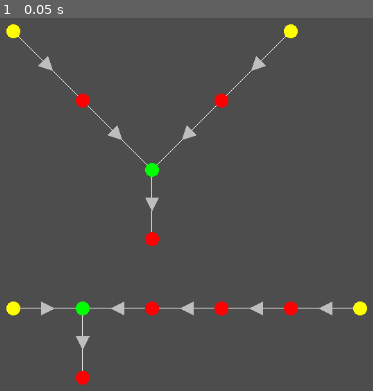
Above: before the commit, frame 1.
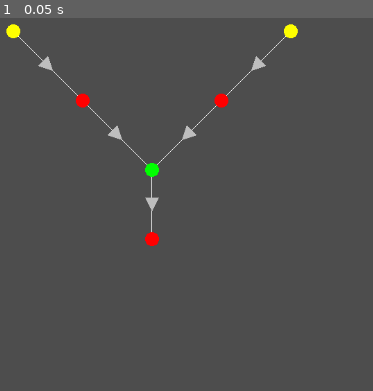
Above: after the commit, the same moment.

Repository: FergusonAJ/ludum_dare_53
Game: Godot game, scene res://test_scene.tscn
Same seed, same stepped clock (60 frames per second), same inputs: the game is played once before the commit and once after it.
Inputs:
- Up to frame 1 (0.05 s): no input

The runs differ from the first frame. In frame 1, 1.5% of the frame differs, in the area x 1-99%, y 75-99%.

Commit message:
First pass at propagating energy

Diff:
--- /dev/null
+++ b/data_load.gd
@@ -0,0 +1,70 @@
+extends Node
+
+class_name DataLoad
+
+var energy_charges = {}
+
+# Called when the node enters the scene tree for the first time.
+func _ready():
+	pass # Replace with function body.
+
+
+# Called every frame. 'delta' is the elapsed time since the previous frame.
+func _process(delta):
+	pass
+
+func create_charge(type, phase):
+	var new_charge = EnergyCharge.new()
+	new_charge.type = type
+	new_charge.phase = phase
+	if new_charge.type in energy_charges.keys():
+		energy_charges[type].AddCharge(new_charge)
+	else:
+		energy_charges[type] = new_charge.make_copy()
+
+func add_charge(new_charge):
+	if new_charge.type not in energy_charges.keys():
+		energy_charges[new_charge.type] = new_charge.make_copy()
+	else:
+		energy_charges[new_charge.type].AddCharge(new_charge)
+
+
+func add(other_load):
+	# First, add all the energies we know about
+	for energy_type in energy_charges.keys():
+		if energy_type in other_load.energy_charges.keys():
+			energy_charges[energy_type].add(other_load.energy_charges[energy_type])
+	# Next, look for any energies we haven't been keeping track of yet
+	for energy_type in other_load.energy_charges.keys():
+		if not energy_type in energy_charges.keys():
+			energy_charges[energy_type] = other_load.energy_charges[energy_type].make_copy()
+
+func clear():
+	energy_charges.clear()
+
+func make_copy():
+	var new_copy = DataLoad.new()
+	new_copy.energy_charges = {}
+	for key in energy_charges:
+		var type = energy_charges[key].type
+		new_copy.energy_charges[type] = energy_charges[key].make_copy()
+	return new_copy
+
+func _to_string():
+	var s = '['
+	if EnergyCharge.ChargeType.RED in energy_charges:
+		s += var_to_str(energy_charges[EnergyCharge.ChargeType.RED].phase)
+	else:
+		s += '0'
+	s +=','
+	if EnergyCharge.ChargeType.GREEN in energy_charges:
+		s += var_to_str(energy_charges[EnergyCharge.ChargeType.GREEN].phase)
+	else:
+		s += '0'
+	s +=','
+	if EnergyCharge.ChargeType.BLUE in energy_charges:
+		s += var_to_str(energy_charges[EnergyCharge.ChargeType.BLUE].phase)
+	else:
+		s += '0'
+	s += ']'
+	return s
--- /dev/null
+++ b/energy_charge.gd
@@ -0,0 +1,41 @@
+extends Node
+
+class_name EnergyCharge
+
+enum ChargeType {RED, GREEN, BLUE}
+
+var type = ChargeType.RED;
+var phase = 0;
+
+# Called when the node enters the scene tree for the first time.
+func _ready():
+	pass # Replace with function body.
+
+
+# Called every frame. 'delta' is the elapsed time since the previous frame.
+func _process(delta):
+	pass
+
+func add(other_charge):
+	if type != other_charge.type:
+		print('Error! Tried to add two different energy colors!')
+		return null
+	phase += other_charge.phase
+
+func make_copy():
+	var charge = EnergyCharge.new()
+	charge.type = type
+	charge.phase = phase
+	return charge
+
+func _to_string():
+	var s = 'Energy charge ['
+	match(type):
+		ChargeType.RED:
+			s += 'RED'
+		ChargeType.GREEN:
+			s += 'GREEN'
+		ChargeType.BLUE:
+			s += 'BLUE'
+	s += ' -> ' + var_to_str(phase) + ']'
+	return s
--- a/graph_component.gd
+++ b/graph_component.gd
@@ -4,6 +4,8 @@
 var id = -1
 var pos = Vector2(0,0)
 var type = GraphManager.NodeType.GENERIC
+var color = Color.RED
+var current_load = DataLoad.new()
 
 func _init(_id = -1, _pos = Vector2(0,0)):
 	id = _id
@@ -13,14 +15,20 @@
 func _ready():
 	pass # Replace with function body.
 
-
 # Called every frame. 'delta' is the elapsed time since the previous frame.
 func _process(delta):
 	pass
 
 func _draw():
-	print('Drawing component at (', pos.x, ', ', pos.y, ')')
-	draw_circle(Vector2(pos.x, pos.y), 10, Color.RED)
+	draw_circle(Vector2(pos.x, pos.y), 10, color)
 
-func get_output():
-	pass
+func clear_load():
+	current_load.clear()
+
+func process_load():
+	return current_load.make_copy()
+
+func receive_load(new_load):
+	print('Generic receive_load:', new_load)
+	current_load = new_load.make_copy()
+	print(current_load)
--- a/graph_component_generator.gd
+++ b/graph_component_generator.gd
@@ -1,16 +1,20 @@
 class_name GraphComponent_Generator extends GraphComponent
 
+var gen_load = DataLoad.new()
 
 # Called when the node enters the scene tree for the first time.
 func _ready():
 	type = GraphManager.NodeType.GENERATOR
+	color = Color.YELLOW
 
 # Called every frame. 'delta' is the elapsed time since the previous frame.
 func _process(delta):
 	pass
 
-func get_output():
-	return 1
+func process_load():
+	#print(gen_load)
+	#print(gen_load.energy_charges)
+	return gen_load.make_copy()
 
-func _draw():
-	draw_circle(pos, 10, Color.YELLOW)
+func receive_load(new_load):
+	pass
--- a/graph_component_junction.gd
+++ b/graph_component_junction.gd
@@ -2,16 +2,20 @@
 
 var input_edge_list = []
 
+enum JunctionType {COMBINER, SPLITTER}
+var junction_type = JunctionType.SPLITTER
+
 # Called when the node enters the scene tree for the first time.
 func _ready():
 	type = GraphManager.NodeType.JUNCTION
+	color = Color.GREEN
 
 # Called every frame. 'delta' is the elapsed time since the previous frame.
 func _process(delta):
 	pass
 
-func get_output():
-	return 1
+func process_load():
+	return current_load
 
-func _draw():
-	draw_circle(pos, 10, Color.GREEN)
+func receive_load(new_load):
+	current_load.add(new_load)
--- a/graph_manager.gd
+++ b/graph_manager.gd
@@ -27,6 +27,7 @@
 	next_id += 1
 	return component
 
+# Add a connection (edge) between two nodes
 func add_connection(idx_a, idx_b):
 	adjacency_list[idx_a][idx_b] = true
 	adjacency_list[idx_b][idx_a] = true
@@ -39,6 +40,7 @@
 func _process(delta):
 	pass
 
+# Draw edges and possibly arrows to indicate direction
 func draw_connections():
 	# Draw generic lines
 	for index_a in adjacency_list.keys():
@@ -64,9 +66,12 @@
 			arrow_points_vec.push_back(midpoint - (dir * 10) + ortho * 10)
 			arrow_points_vec.push_back(midpoint - (dir * 10) - ortho * 10)
 			draw_polygon(arrow_points_vec, PackedColorArray([Color.GRAY]))
+
+# Render the connections of the graph
 func _draw():
 	draw_connections()
 
+# Perform bookkeeping to store a directed edge between two components
 func add_directed_edge(index_a, index_b):
 	if index_a not in directed_adjacency_list:
 		directed_adjacency_list[index_a] = {}
@@ -75,16 +80,16 @@
 		reversed_adjacency_list[index_b] = {}
 	reversed_adjacency_list[index_b][index_a] = true
 
+# Pass information through the graph
+func process_graph():
 
-func process_graph():
-	# TODO: only update directions if needed
-	#calculate_directions()
 	directed_adjacency_list = {}
 	reversed_adjacency_list = {}
 	var visited_list = []
 	var discovered_list = []
 	var frontier = []
 	for i in adjacency_list.keys():
+		node_map[i].clear_load()
 		visited_list.append(false)
 		discovered_list.append(false)
 	# First, add all the generators to the frontier
@@ -96,68 +101,34 @@
 	while frontier.size() > 0:
 		var node_idx = frontier.pop_front()
 		var node = node_map[node_idx]
-		if visited_list[node_idx]:
-			print('Cycle detected at node: ', node_idx)
-		print('Processing node: ', node_idx, ' ', node.type)
+		#if visited_list[node_idx]:
+		#	print('Cycle detected at node: ', node_idx)
+		#print('Processing node: ', node_idx, ' ', node.type)
 		visited_list[node_idx] = true
 		directed_adjacency_list[node_idx] = {}
 		if node.type == NodeType.GENERATOR or node.type == NodeType.GENERIC:
+			var new_load = node.process_load()
 			for neighbor_idx in adjacency_list[node_idx]:
-				print('  ', node_idx, ' ', neighbor_idx, ' ', visited_list[neighbor_idx])
+				#print('  ', node_idx, ' ', neighbor_idx, ' ', visited_list[neighbor_idx])
 				if not visited_list[neighbor_idx]:
+					var neighbor = node_map[neighbor_idx]
+					neighbor.receive_load(new_load)
 					frontier.append(neighbor_idx)
 					discovered_list[neighbor_idx] = true
 					add_directed_edge(node_idx, neighbor_idx)
-					print('Directed edge: ', node_idx, ' -> ', neighbor_idx)
+					#print('Directed edge: ', node_idx, ' -> ', neighbor_idx)
 		elif node.type == NodeType.JUNCTION:
 			if reversed_adjacency_list[node_idx].size() >= node.input_edge_list.size():
+				var new_load = node.process_load()
 				for neighbor_idx in adjacency_list[node_idx]:
-					print('  ', node_idx, ' ', neighbor_idx, ' ', visited_list[neighbor_idx])
+					#print('  ', node_idx, ' ', neighbor_idx, ' ', visited_list[neighbor_idx])
 					if not visited_list[neighbor_idx]:
+						var neighbor = node_map[neighbor_idx]
+						neighbor.receive_load(new_load)
 						frontier.append(neighbor_idx)
 						discovered_list[neighbor_idx] = true
 						add_directed_edge(node_idx, neighbor_idx)
-						print('Directed edge: ', node_idx, ' -> ', neighbor_idx)
+					#	print('Directed edge: ', node_idx, ' -> ', neighbor_idx)
 			else:
 				visited_list[node_idx] = false
 				frontier.insert(1, node_idx)
-
-
-# Decide the direction of each edge
-# Effectively BFS, but we need to wait until we've visited all input edges
-func calculate_directions():
-	directed_adjacency_list = {}
-	var visited_list = []
-	var discovered_list = []
-	for i in adjacency_list.keys():
-		visited_list.append(false)
-		discovered_list.append(false)
-	var frontier = []
-	for gen_index in generator_list:
-		visited_list[gen_index] = true
-		frontier.append(gen_index)
-		discovered_list[gen_index] = true
-	while frontier.size() > 0:
-		var node_idx = frontier.pop_front()
-		var node = node_map[node_idx]
-		print('Processing node: ', node_idx, ' ', node.type)
-		if node.type == NodeType.GENERATOR:
-			visited_list[node_idx] = true
-			directed_adjacency_list[node_idx] = {}
-			for neighbor_idx in adjacency_list[node_idx]:
-				if not discovered_list[neighbor_idx]:
-					directed_adjacency_list[node_idx][neighbor_idx] = true
-					print('Directed edge: ', node_idx, ' -> ', neighbor_idx)
-				if not visited_list[neighbor_idx]:
-					frontier.append(neighbor_idx)
-					discovered_list[neighbor_idx] = true
-		elif node.type == GraphManager.NodeType.GENERIC:
-			visited_list[node_idx] = true
-			directed_adjacency_list[node_idx] = {}
-			for neighbor_idx in adjacency_list[node_idx]:
-				if not discovered_list[neighbor_idx]:
-					directed_adjacency_list[node_idx][neighbor_idx] = true
-					print('Directed edge: ', node_idx, ' -> ', neighbor_idx)
-				if not visited_list[neighbor_idx]:
-					frontier.append(neighbor_idx)
-					discovered_list[neighbor_idx] = true
--- a/test_scene.gd
+++ b/test_scene.gd
@@ -6,12 +6,11 @@
 func _ready():
 	graph_manager = get_node("GraphManager")
 
-	graph_manager.add_component(GraphManager.NodeType.GENERATOR, 100, 100)
+	graph_manager.add_component(GraphManager.NodeType.GENERATOR, 100, 100).gen_load.create_charge(EnergyCharge.ChargeType.RED, 1)
 	graph_manager.add_component(GraphManager.NodeType.GENERIC, 200, 200)
-	var junction = graph_manager.add_component(GraphManager.NodeType.JUNCTION, 300, 300)
-	junction.input_edge_list = [1, 3]
+	graph_manager.add_component(GraphManager.NodeType.JUNCTION, 300, 300).input_edge_list = [1, 3]
 	graph_manager.add_component(GraphManager.NodeType.GENERIC, 400, 200)
-	graph_manager.add_component(GraphManager.NodeType.GENERATOR, 500, 100)
+	graph_manager.add_component(GraphManager.NodeType.GENERATOR, 500, 100).gen_load.create_charge(EnergyCharge.ChargeType.GREEN, 2)
 	graph_manager.add_component(GraphManager.NodeType.GENERIC, 300, 400)
 
 	graph_manager.add_connection(0, 1)
@@ -20,24 +19,29 @@
 	graph_manager.add_connection(3, 4)
 	graph_manager.add_connection(2, 5)
 
+	graph_manager.process_graph()
+
+	print('Prior to for loop')
+	for i in range(6):
+		print('Node: ', i, ' Load:', graph_manager.node_map[i].process_load())
+
 	# New start index = 6
-	graph_manager.add_component(GraphManager.NodeType.GENERATOR, 100, 500)
-	junction = graph_manager.add_component(GraphManager.NodeType.JUNCTION, 200, 500)
-	junction.input_edge_list = [6, 8]
-	graph_manager.add_component(GraphManager.NodeType.GENERIC, 300, 500)
-	graph_manager.add_component(GraphManager.NodeType.GENERIC, 400, 500)
-	graph_manager.add_component(GraphManager.NodeType.GENERIC, 500, 500)
-	graph_manager.add_component(GraphManager.NodeType.GENERATOR, 600, 500)
-	graph_manager.add_component(GraphManager.NodeType.GENERIC, 200, 600)
+	#graph_manager.add_component(GraphManager.NodeType.GENERATOR, 100, 500)
+	#junction = graph_manager.add_component(GraphManager.NodeType.JUNCTION, 200, 500)
+	#junction.input_edge_list = [6, 8]
+	#graph_manager.add_component(GraphManager.NodeType.GENERIC, 300, 500)
+	#graph_manager.add_component(GraphManager.NodeType.GENERIC, 400, 500)
+	#graph_manager.add_component(GraphManager.NodeType.GENERIC, 500, 500)
+	#graph_manager.add_component(GraphManager.NodeType.GENERATOR, 600, 500)
+	#graph_manager.add_component(GraphManager.NodeType.GENERIC, 200, 600)
 
-	graph_manager.add_connection(6, 7)
-	graph_manager.add_connection(7, 8)
-	graph_manager.add_connection(8, 9)
-	graph_manager.add_connection(9, 10)
-	graph_manager.add_connection(10, 11)
-	graph_manager.add_connection(7, 12)
+	#graph_manager.add_connection(6, 7)
+	#graph_manager.add_connection(7, 8)
+	#graph_manager.add_connection(8, 9)
+	#graph_manager.add_connection(9, 10)
+	#graph_manager.add_connection(10, 11)
+	#graph_manager.add_connection(7, 12)
 
-	graph_manager.process_graph()
 
 
 # Called every frame. 'delta' is the elapsed time since the previous frame.
